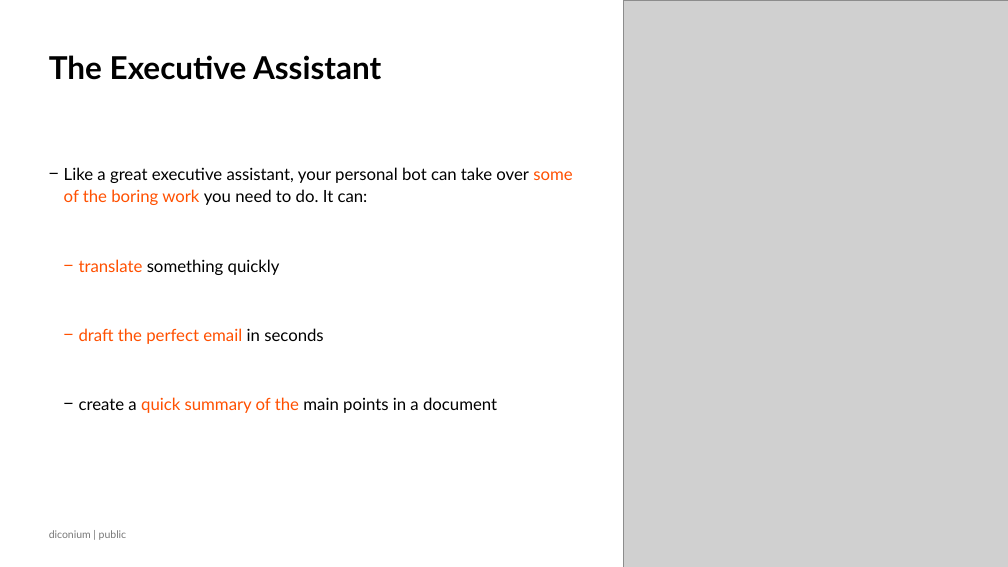
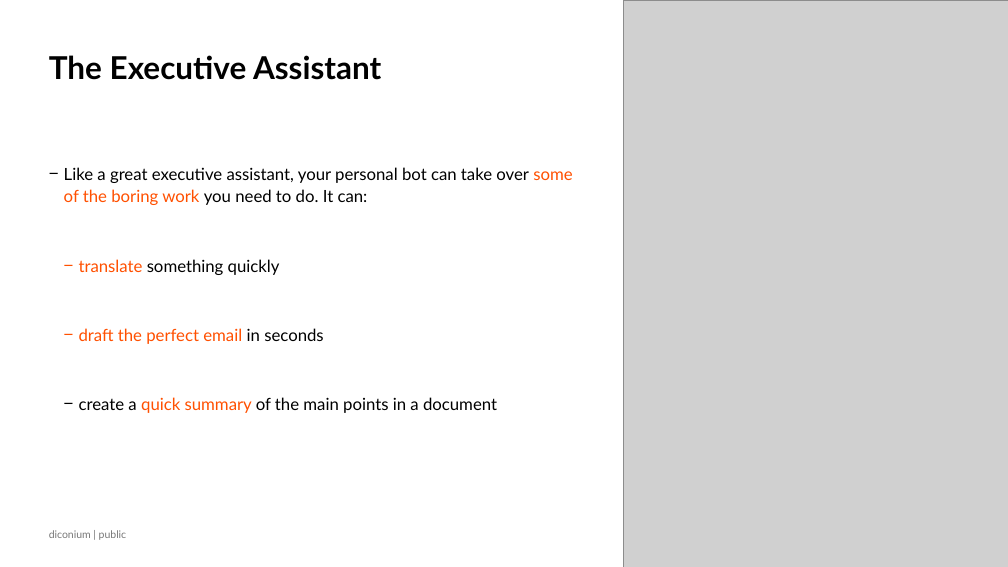
Before and after one commit to NeilSinclair/prompt_workshop, a slide deck: slide 17 of slides/AI Teach In STIHL v1.2.pptx. Drawn at 1008x567 pixels with LibreOffice and Linux fonts; fonts in the diff are those of the drawing; grey boxes stand for pictures; background and template pictures are left out. Boxes give left, top, right and bottom in pixels: in the first picture for what was removed or moved away, otherwise in the second. Text is boxed around its words. In the diff, an @@ line names an element or a change of style, - is before the commit and + after.

```diff
--- a/slides/AI Teach In STIHL v1.2.pptx
+++ b/slides/AI Teach In STIHL v1.2.pptx
@@ text at (x1=79, y1=397, x2=497, y2=413): text colour #FF5000 to #000000 in "of the" @@
```
Also in this commit, not shown: 9 other slides changed, 53 other files.
